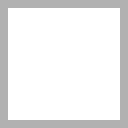
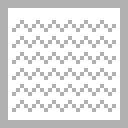
The second 128x128 image is a revision of the first. Changes to its layers:
added layer "Layer 7" above "Layer 6" over [12, 100, 116, 112]
added layer "Layer 6" above "Layer 5" over [12, 84, 116, 96]
added layer "Layer 5" above "Layer 4" over [12, 68, 116, 80]
added layer "Layer 4" above "Layer 3" over [12, 52, 116, 64]
added layer "Layer 3" above "Layer 2" over [12, 36, 116, 48]
added layer "Layer 2" above "Layer 1" over [12, 20, 116, 32]
